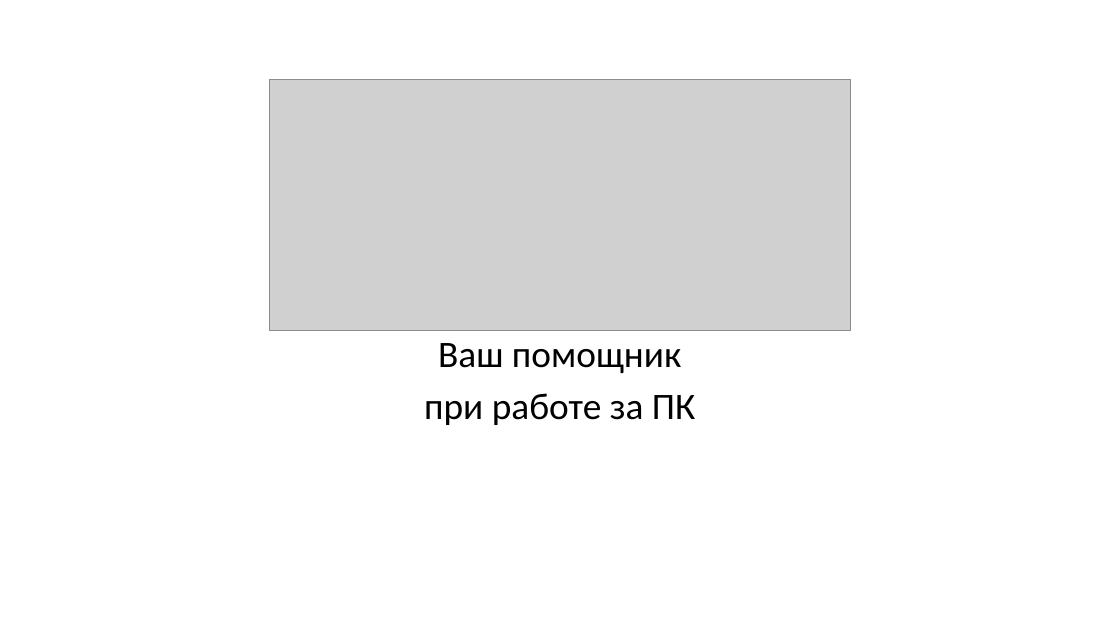
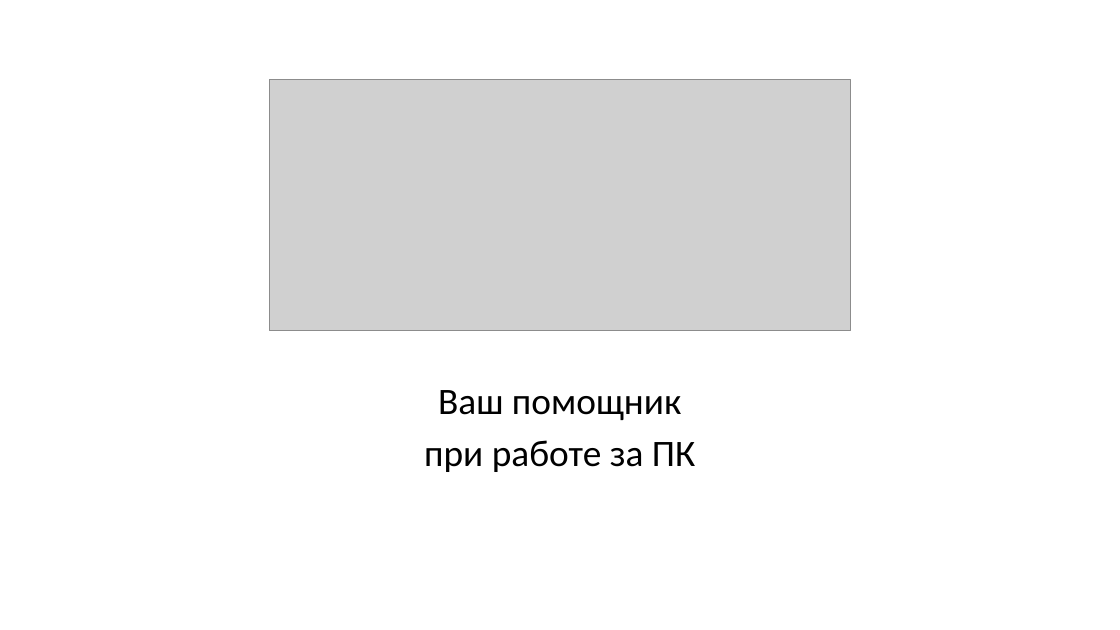
Before and after one commit to bezlimix/BFdeck, a slide deck: slide 1 of Презентация1.pptx. Drawn at 1120x630 pixels with LibreOffice and Linux fonts; fonts in the diff are those of the drawing; grey boxes stand for pictures. Boxes give left, top, right and bottom in pixels: in the first picture for what was removed or moved away, otherwise in the second. Text is boxed around its words. In the diff, an @@ line names an element or a change of style, - is before the commit and + after.

```diff
--- a/Презентация1.pptx
+++ b/Презентация1.pptx
@@ subtitle "Ваш помощник" moved from (x1=424, y1=343, x2=695, y2=425) to (x1=424, y1=390, x2=695, y2=472) @@
```
Also in this commit, not shown: 4 slides added, 1 slide removed.
